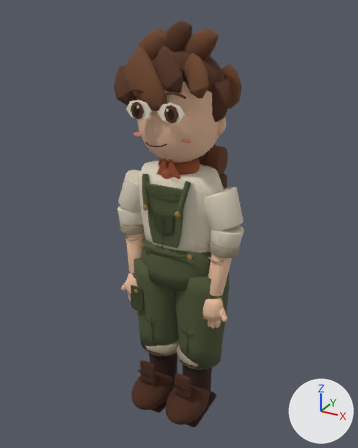
An edit to the glTF model assets/models/player_character_v2.glb, drawn before and after from the same camera.
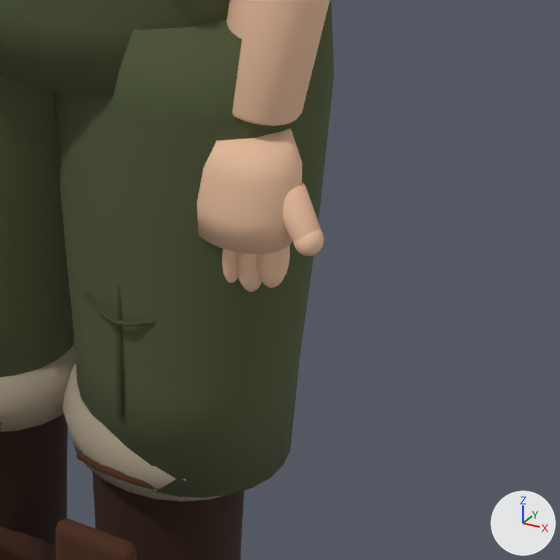
The first picture shows the older version from a 50 mm camera at (1.111, -2.025, 2.167) aimed at (-0.021, 0.034, 1.138). The close-ups show the older and then the newer version on the part from 46% to 76% of the width and 61% to 85% of the height of that picture. Only the edits that show in the close-ups are written down. The lights are fixed; the arrows at lower right show +X, +Y and +Z. Where no turn or scale is listed for an object, it has been applied to the vertices. Vertices at exactly the same position are counted once.

The older version as bpy lines, for what is in view:
```python
ob_finger_1_1 = bpy.data.objects.new('Finger_1_1', me_sphere_095)
ob_finger_1_1.location = (0.216, -0.077, 0.696)
ob_finger_1_2 = bpy.data.objects.new('Finger_1_2', me_sphere_096)
ob_finger_1_2.location = (0.24, -0.077, 0.697)
ob_finger_1_3 = bpy.data.objects.new('Finger_1_3', me_sphere_097)
ob_finger_1_3.location = (0.262, -0.077, 0.7)
ob_palm_1 = bpy.data.objects.new('Palm_1', me_palm_1mesh_004)
ob_palm_1.parent = ob_lembahsaricharacterv26
ob_palm_1.location = (-0.041, 0.0128, -0.139)
ob_palm_1.scale = (1.18, 1.18, 1.18)
ob_thumb_1 = bpy.data.objects.new('Thumb_1', me_cone_051)
ob_thumb_1.parent = ob_lembahsaricharacterv26
ob_thumb_1.location = (0.288, -0.0799, 0.757)
ob_thumb_1.rotation_euler = (-0.313, 2.513, -0.903)  # degrees (-18, 144, -52)
ob_thumb_1.scale = (1.18, 1.18, 1.18)
ob_thumbtip_1 = bpy.data.objects.new('ThumbTip_1', me_sphere_098)
ob_thumbtip_1.parent = ob_lembahsaricharacterv26
ob_thumbtip_1.location = (0.304, -0.0863, 0.737)
ob_thumbtip_1.scale = (1.18, 1.18, 1.18)
ob_trouser__1 = bpy.data.objects.new('Trouser_-1', me_trouser__1mesh)
ob_trouser__1.location = (0.0, 0.0, 0.0)
# also in view: 'TrouserSeam_1' at (0.112, -0.11, 0.666); 'BootShaft_1' at (0.111, 0.004, 0.242); 'Forearm_1' at (0.247, -0.038, 0.961); 'OverallHips' at (0.0, 0.0, 0.968); 'BootTongue_1' at (0.112, -0.165, 0.258)
```
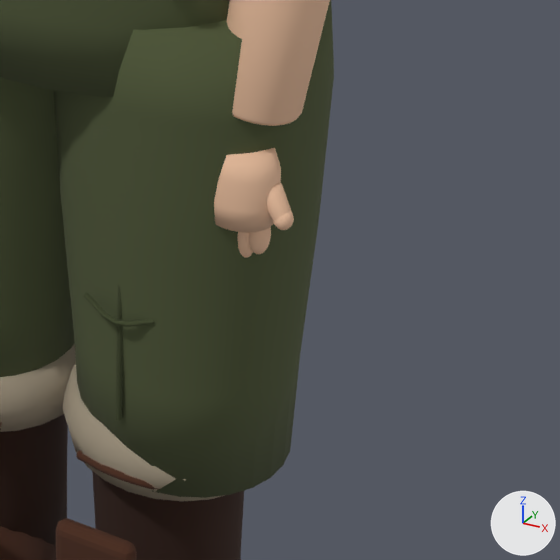
Where the newer file only moved an object's origin or applied its transform, the numbers keep the older frame.

The change, as a diff of the scene's bpy script:
```diff
--- a/assets/models/player_character_v2.glb.py
+++ b/assets/models/player_character_v2.glb.py
@@ me_sphere_095 @@
 # used by ob_finger_1_1; location = (0.216, -0.077, 0.696)
-me_sphere_095.from_pydata(...)  # 222 vertices, 440 faces; spans x -0.0171..0.0171, y -0.0177..0.0177, z -0.0507..0.0507
+me_sphere_095.from_pydata(...)  # 222 vertices, 440 faces; spans x -0.011..0.0126, y -0.0101..0.0139, z -0.013..0.053
+# me_sphere_095 part 1: the whole mesh is scaled about its middle by (0.69, 0.678, 0.65), then moved by (0.0008, 0.0019, 0.02)
 me_sphere_095.materials.append(mat_skin_peach)
@@ me_sphere_096 @@
 # used by ob_finger_1_2; location = (0.24, -0.077, 0.697)
-me_sphere_096.from_pydata(...)  # 222 vertices, 440 faces; spans x -0.0171..0.0171, y -0.0177..0.0177, z -0.0484..0.0484
+me_sphere_096.from_pydata(...)  # 222 vertices, 440 faces; spans x -0.0196..0.004, y -0.0101..0.0139, z -0.0122..0.0518
+# me_sphere_096 part 2: the whole mesh is scaled about its middle by (0.69, 0.678, 0.661), then moved by (-0.0078, 0.0019, 0.0198)
 me_sphere_096.materials.append(mat_skin_peach)
@@ me_sphere_097 @@
 # used by ob_finger_1_3; location = (0.262, -0.077, 0.7)
-me_sphere_097.from_pydata(...)  # 222 vertices, 440 faces; spans x -0.0171..0.0171, y -0.0177..0.0177, z -0.0378..0.0378
+me_sphere_097.from_pydata(...)  # 222 vertices, 440 faces; spans x -0.028..-0.0044, y -0.0101..0.0139, z -0.0053..0.0447
+# me_sphere_097 part 3: the whole mesh is scaled about its middle by (0.69, 0.678, 0.662), then moved by (-0.0162, 0.0019, 0.0197)
 me_sphere_097.materials.append(mat_skin_peach)
@@ me_palm_1mesh_004 @@
 # used by ob_palm_1; parent = ob_lembahsaricharacterv26; location = (-0.041, 0.0128, -0.139); scale = (1.18, 1.18, 1.18)
-me_palm_1mesh_004.from_pydata(...)  # 120 vertices, 236 faces; spans x 0.178..0.278, y -0.1108..-0.0342, z 0.726..0.822
+me_palm_1mesh_004.from_pydata(...)  # 120 vertices, 236 faces; spans x 0.184..0.264, y -0.1048..-0.0392, z 0.732..0.814
+# me_palm_1mesh_004 part 4: 120 of 120 vertices moved; they spanned x 0.178..0.278, y -0.1108..-0.0342, z 0.726..0.822 and now span x 0.184..0.264, y -0.1048..-0.0392, z 0.732..0.814; mean shift (-0.004, 0.0002, -0.002)
 me_palm_1mesh_004.materials.append(mat_skin_peach)
@@ me_cone_051 @@
 # used by ob_thumb_1; parent = ob_lembahsaricharacterv26; location = (0.288, -0.0799, 0.757); rotation_euler = (-0.313, 2.513, -0.903), in degrees (-18, 144, -52); scale = (1.18, 1.18, 1.18)
-me_cone_051.from_pydata(...)  # 132 vertices, 260 faces; spans x -0.0156..0.0156, y -0.0157..0.0157, z -0.0221..0.0221
+me_cone_051.from_pydata(...)  # 120 vertices, 236 faces; spans x -0.0127..0.0127, y -0.0127..0.0127, z -0.0169..0.0169
+# me_cone_051 part 5: the whole mesh is rebuilt
 me_cone_051.materials.append(mat_skin_peach)
@@ ob_palm_1 @@
 ob_palm_1.parent = ob_lembahsaricharacterv26
-ob_palm_1.location = (-0.041, 0.0128, -0.139)
-ob_palm_1.scale = (1.18, 1.18, 1.18)
+ob_palm_1.location = (0.0, 0.0, 0.0)
@@ ob_thumb_1 @@
 ob_thumb_1.parent = ob_lembahsaricharacterv26
-ob_thumb_1.location = (0.288, -0.0799, 0.757)
+ob_thumb_1.location = (0.264, -0.077, 0.761)
 ob_thumb_1.rotation_euler = (-0.313, 2.513, -0.903)  # degrees (-18, 144, -52)
-ob_thumb_1.scale = (1.18, 1.18, 1.18)
@@ ob_thumbtip_1 @@
 ob_thumbtip_1.parent = ob_lembahsaricharacterv26
-ob_thumbtip_1.location = (0.304, -0.0863, 0.737)
-ob_thumbtip_1.scale = (1.18, 1.18, 1.18)
+ob_thumbtip_1.location = (0.274, -0.081, 0.748)
```

Boxes (x1, y1, x2, y2) around the edits, measured in the close-ups (560 x 560 px):
'Palm_1', reshaped, moved, rescaled (36% narrower, 32% shorter)
    before: (197, 128, 302, 254)
    after: (214, 148, 281, 233)
'Thumb_1', reshaped, moved, rescaled (36% narrower, 35% shorter)
    before: (283, 183, 321, 242)
    after: (267, 182, 291, 220)
'Finger_1_3', moved, rescaled (32% narrower, 36% shorter)
    before: (257, 245, 290, 288)
    after: (249, 227, 271, 254)
'Finger_1_2', moved, rescaled
    before: (236, 252, 262, 292)
    after: (238, 232, 253, 258)
'ThumbTip_1', moved, rescaled (31% narrower, 29% shorter)
    before: (293, 229, 324, 256)
    after: (273, 211, 294, 230)
'Finger_1_1', moved, rescaled (not visible afterwards)
    before: (222, 249, 238, 283)
